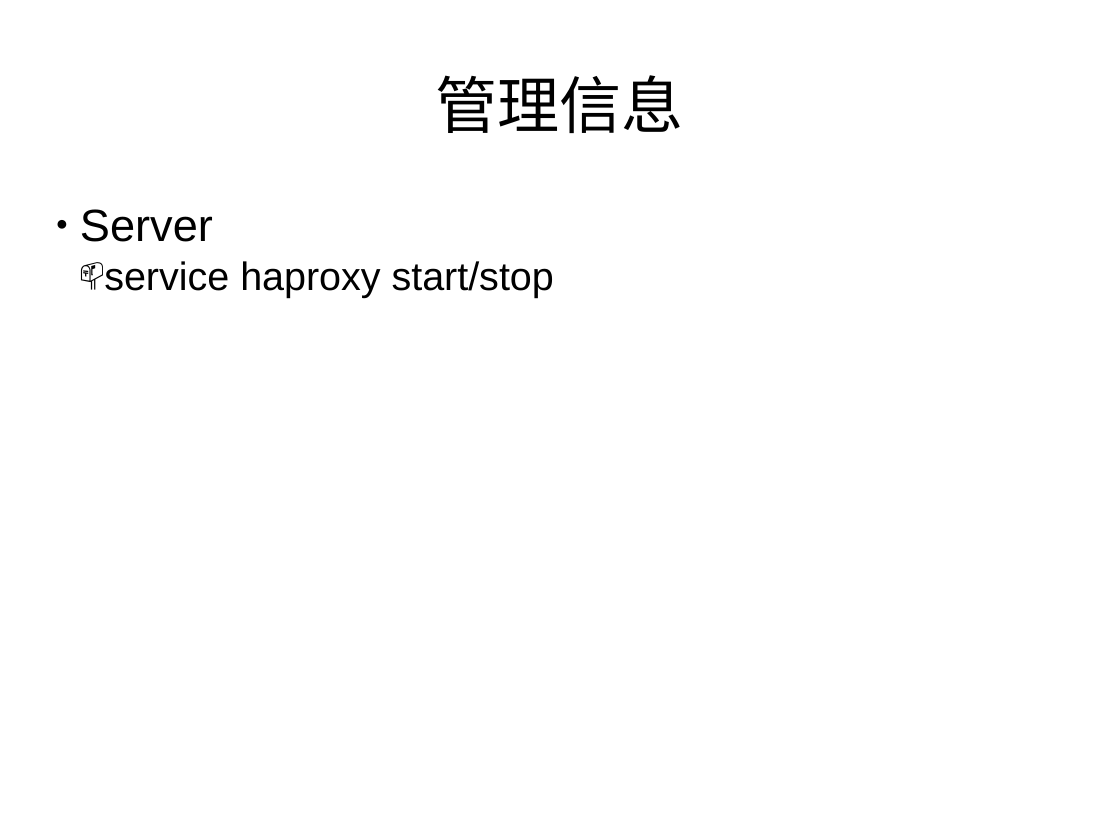
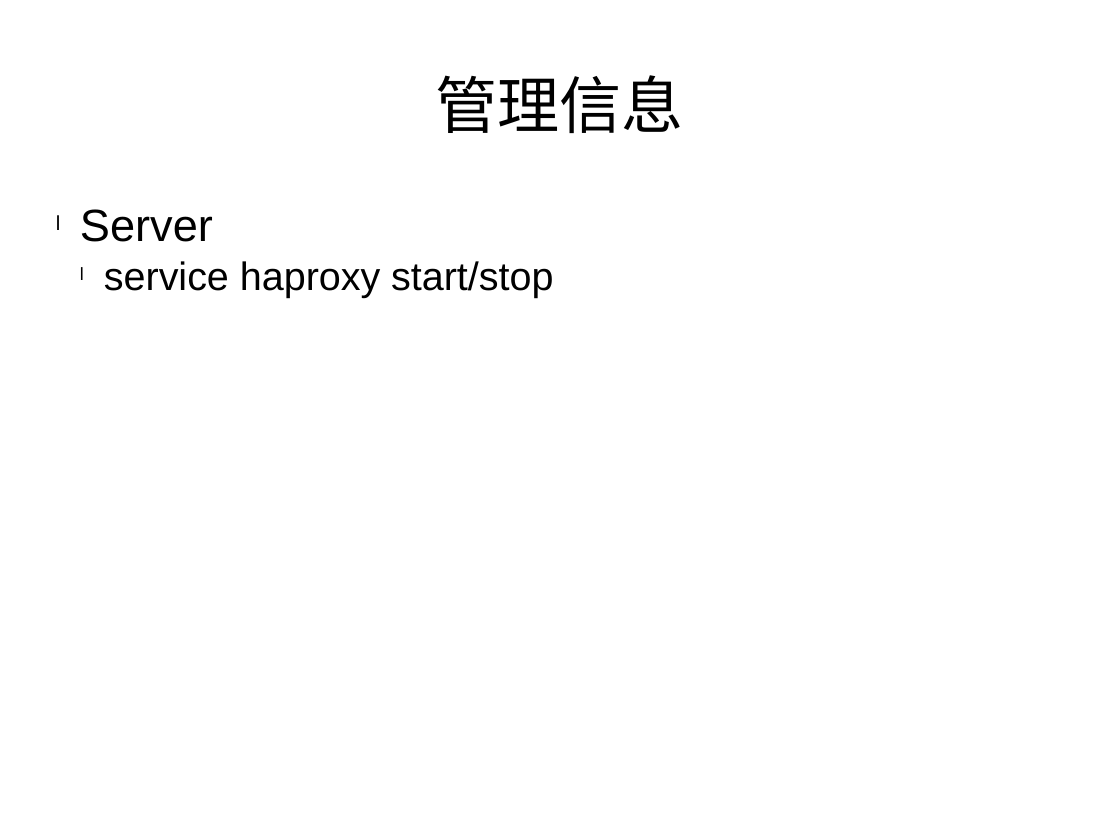
Before and after one commit to morro-wind/Tools, a slide deck: slide 22 of Basic environment.pptx (slide 17 before the commit). Drawn at 1120x840 pixels with LibreOffice and Linux fonts; fonts in the diff are those of the drawing. Boxes give left, top, right and bottom in pixels: in the first picture for what was removed or moved away, otherwise in the second. Text is boxed around its words. In the diff, an @@ line names an element or a change of style, - is before the commit and + after.

```diff
--- a/Basic environment.pptx
+++ b/Basic environment.pptx
@@ text "Server" at (80,209,553,297): bullet ● to l; bullet 📫 to l @@
```
Also in this commit, not shown: 9 other slides changed, 7 slides added, 2 slides removed.
